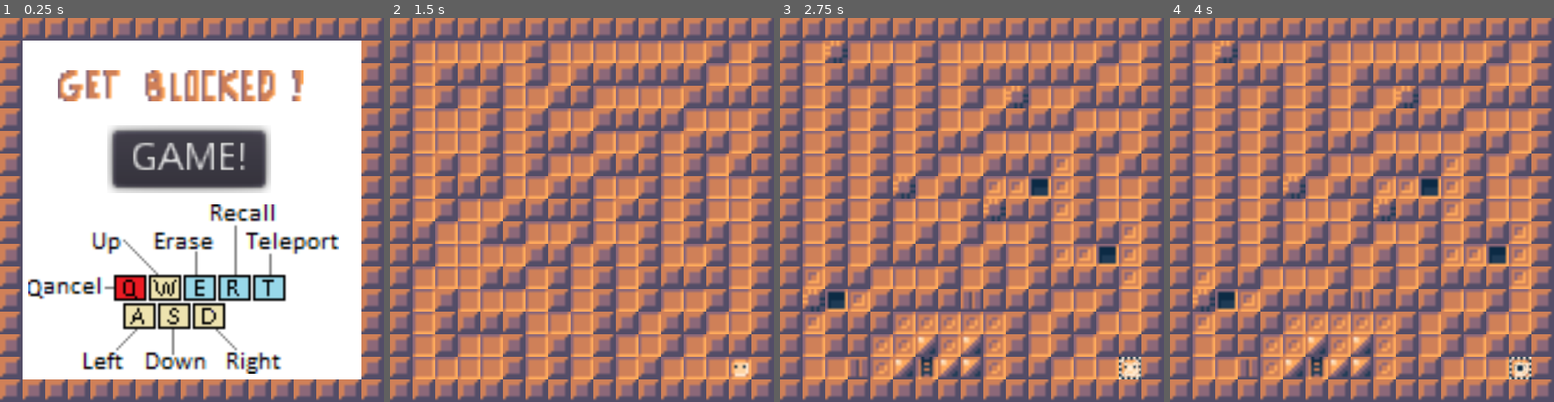
Above: before the commit, frames 1-4 (left to right).
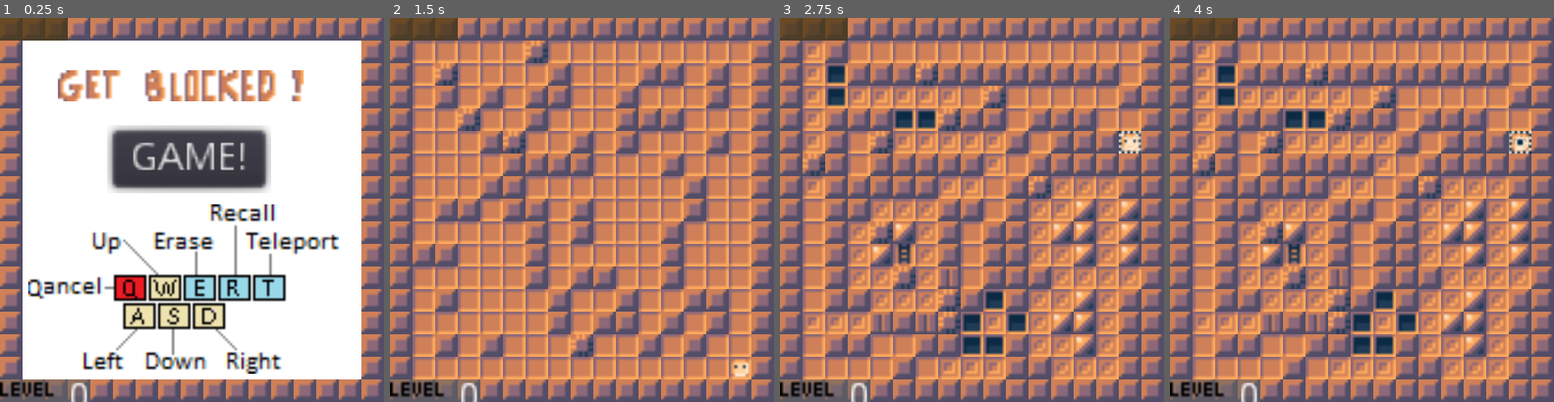
Above: after the commit, the same moments.

Repository: Gellelao/CA_Roguelike
Game: Godot game, scene res://Scenes/Game.tscn
The game is run twice, just before and just after one commit, with the same random seed, the same clock (stepped at 60 frames per second) and the same inputs.
Inputs (mouse positions are in pixels of both pictures, inside the frame that each line leads up to):
- Up to frame 1 (0.25 s): no input
- Up to frame 2 (1.5 s): click "Restart" (after the commit: "GAME!") at 0.5 s; click (578, 160) at 1.25 s, where only the run before the commit has a clickable "GAME!"
- Up to frame 3 (2.75 s): hold D (Right) from 2.03 s (still down); tap E (Cast_Destroy) at 2.1 s
- Up to frame 4 (4 s): tap Enter at 2.75 s; release D (Right) at 2.78 s; hold S (Down) 2.78-3.53 s; tap R (Cast_Summon) at 2.85 s; tap Space at 3.5 s; hold D (Right) from 3.53 s (still down); tap T (Cast_Teleport) at 3.6 s

The runs differ from the first frame. In frame 1, 1.9% of the frame differs, in the area x 0-23%, y 0-100%; in frame 2, 31%; in frame 3, 37%, in the area x 0-95%, y 0-100%; in frame 4, 37%.

Commit message:
Add some more UI, and a death effect

Diff:
--- /dev/null
+++ b/Scenes/DeathSplash.tscn
@@ -0,0 +1,19 @@
+[gd_scene load_steps=2 format=2]
+
+[sub_resource type="ParticlesMaterial" id=1]
+flag_disable_z = true
+spread = 180.0
+gravity = Vector3( 0, 10, 0 )
+initial_velocity = 79.21
+initial_velocity_random = 0.11
+orbit_velocity = 0.0
+orbit_velocity_random = 0.0
+
+[node name="DeathSplash" type="Particles2D"]
+position = Vector2( 4, 4 )
+amount = 200
+lifetime = 6.6
+speed_scale = 1.4
+explosiveness = 1.0
+randomness = 0.3
+process_material = SubResource( 1 )
--- a/Scenes/Game.tscn
+++ b/Scenes/Game.tscn
@@ -17,6 +17,8 @@
 [ext_resource path="res://Art/ladder.png" type="Texture" id=15]
 [ext_resource path="res://Art/instructions.png" type="Texture" id=16]
 [ext_resource path="res://Art/title.png" type="Texture" id=17]
+[ext_resource path="res://Art/level.png" type="Texture" id=18]
+[ext_resource path="res://Art/manaOrb.png" type="Texture" id=19]
 
 [sub_resource type="TileSet" id=1]
 0/name = "floor.png 0"
@@ -170,16 +172,45 @@
 
 [node name="CanvasLayer" type="CanvasLayer" parent="."]
 
-[node name="ColorRect" type="ColorRect" parent="CanvasLayer"]
+[node name="Mana" type="ColorRect" parent="CanvasLayer"]
+margin_right = 24.0
+margin_bottom = 8.0
+rect_clip_content = true
+color = Color( 0.290196, 0.219608, 0.0823529, 0.756863 )
+__meta__ = {
+"_edit_use_anchors_": false
+}
+
+[node name="manaOrb" type="Sprite" parent="CanvasLayer/Mana"]
+texture = ExtResource( 19 )
+centered = false
+region_enabled = true
+region_rect = Rect2( 8, 8, 136, 8 )
+region_filter_clip = true
+
+[node name="Level" type="ColorRect" parent="CanvasLayer"]
+margin_top = 128.0
+margin_right = 32.0
+margin_bottom = 136.0
+color = Color( 0.396078, 0.396078, 0.396078, 0.568627 )
+__meta__ = {
+"_edit_use_anchors_": false
+}
+
+[node name="LevelWord" type="Sprite" parent="CanvasLayer/Level"]
+texture = ExtResource( 18 )
+centered = false
+
+[node name="LevelValue" type="Label" parent="CanvasLayer/Level"]
+margin_left = 24.0
+margin_right = 32.0
+margin_bottom = 14.0
+__meta__ = {
+"_edit_use_anchors_": false
+}
+
+[node name="Win" type="ColorRect" parent="CanvasLayer"]
 visible = false
-margin_right = 16.0
-margin_bottom = 8.0
-color = Color( 0.396078, 0.396078, 0.396078, 0.568627 )
-__meta__ = {
-"_edit_use_anchors_": false
-}
-
-[node name="Win" type="ColorRect" parent="CanvasLayer"]
 margin_left = 8.0
 margin_top = 8.0
 margin_right = 128.0
@@ -203,6 +234,31 @@
 margin_bottom = 76.0
 text = "Restart"
 
+[node name="GameOver" type="ColorRect" parent="CanvasLayer"]
+visible = false
+margin_left = 8.0
+margin_top = 8.0
+margin_right = 128.0
+margin_bottom = 128.0
+color = Color( 1, 0.831373, 0.639216, 1 )
+__meta__ = {
+"_edit_use_anchors_": false
+}
+
+[node name="RichTextLabel" type="RichTextLabel" parent="CanvasLayer/GameOver"]
+margin_left = 24.0
+margin_top = 40.0
+margin_right = 104.0
+margin_bottom = 56.0
+text = "Game Over"
+
+[node name="Button" type="Button" parent="CanvasLayer/GameOver"]
+margin_left = 32.0
+margin_top = 56.0
+margin_right = 89.0
+margin_bottom = 76.0
+text = "Restart"
+
 [node name="Home" type="ColorRect" parent="CanvasLayer"]
 margin_left = 8.0
 margin_top = 8.0
@@ -236,4 +292,5 @@
 position = Vector2( -40, 32 )
 hframes = 3
 [connection signal="pressed" from="CanvasLayer/Win/Button" to="." method="_on_Button_pressed"]
+[connection signal="pressed" from="CanvasLayer/GameOver/Button" to="." method="_on_Button_pressed"]
 [connection signal="pressed" from="CanvasLayer/Home/Button" to="." method="_on_Button_pressed"]
--- a/Scripts/Game.gd
+++ b/Scripts/Game.gd
@@ -15,6 +15,7 @@
 const LEVEL_SIZE = 15 # Levels are square
 const SHIFTERS_PER_LEVEL = [5, 8, 12, 15, 20]
 const ShifterScene = preload("res://Scenes/Shifter.tscn")
+const DeathSplash = preload("res://Scenes/DeathSplash.tscn")
 var LEVEL_NUMBER = 0
 var shifters = []
 
@@ -194,10 +195,13 @@
 	var direction
 	var directionICameFrom # To prevent oscillating in one corridor
 	var sprite
+	var tween
 
 	func _init(game, x, y, direction).(game, x, y, -1):
 		self.direction = direction
+		tween = Tween.new()
 		sprite = ShifterScene.instance()
+		sprite.add_child(tween)
 		game.add_child(sprite)
 		update_visuals()
 
@@ -253,7 +257,11 @@
 		return true
 
 	func update_visuals():
-		sprite.position = Vector2(x, y) * TILE_SIZE
+		var newPos = Vector2(x, y) * TILE_SIZE
+		tween.interpolate_property(sprite, "position", null, newPos, 0.05, Tween.TRANS_QUAD,
+							  Tween.EASE_IN_OUT)
+		tween.start()
+		sprite.position = newPos
 
 	func rotate_direction_clockwise(direction):
 		match direction:
@@ -291,6 +299,7 @@
 	cursor.visible = false;
 	cursor.z_index = 10
 	build_level()
+	$CanvasLayer/Level/LevelValue.text = str(LEVEL_NUMBER)
 
 func _input(event):
 	if !event.is_pressed():
@@ -323,7 +332,9 @@
 	map.clear()
 	tile_map.clear()
 	no_ladders_yet = true;
-	mana = 4
+	mana = 3
+	$CanvasLayer/Mana.rect_size = Vector2(mana*8, 8)
+
 
 	# Clear out shifters, being cautious to call remove on each just cause I don't know exactly how that all works
 	for i in range(shifters.size()):
@@ -445,30 +456,18 @@
 	assert(current_spell != Spell.None)
 	var x = clamp(cursorCoords.x + delta.x, 0, LEVEL_SIZE-1)
 	var y = clamp(cursorCoords.y + delta.y, 0, LEVEL_SIZE-1)
-	var rangeX = SpellRanges[current_spell]
-	var rangeY = SpellRanges[current_spell]
-
-	print("________________________")
-	print("x: ", x)
-	print("y: ", y)
-	print("playerCoords.x: ", playerCoords.x)
-	print("playerCoords.y: ", playerCoords.y)
-	print("rangeX: ", rangeX)
-	print("rangeY: ", rangeY)
-	if(x != playerCoords.x and y == playerCoords.y):
-		print("topTrue")
-		rangeY = 0;
-		y = playerCoords.y
-	if(x == playerCoords.x and y != playerCoords.y):
-		print("botTrue")
-		rangeX = 0;
-		x = playerCoords.x
-
-	# Constrain to range of spell
-	x = clamp(x, playerCoords.x-rangeX, playerCoords.x+rangeX)
-	y = clamp(y, playerCoords.y-rangeY, playerCoords.y+rangeY)
-
-
+
+	# Doing it this way to ensure that only vardinal directions are allowed
+	# While diagonals could be in range, we don't want them so we filter them out as they will not be round numbers like i
+	var distanceFromPlayer = Vector2(x, y).distance_to(playerCoords)
+	var inRange = false
+	for i in range(SpellRanges[current_spell]+1):
+		print("dist: ", distanceFromPlayer, ", i: ", i)
+		if(distanceFromPlayer == i): inRange = true
+
+	if(!inRange): return
+
+	print("hello?")
 	cursorCoords = Vector2(x, y)
 	cursor.position = cursorCoords * TILE_SIZE
 
@@ -505,6 +504,7 @@
 func finish_spell():
 	current_spell = Spell.None
 	mana -= 1
+	$CanvasLayer/Mana.rect_size = Vector2(mana*8, 8)
 	cursor.visible = false;
 
 func update_visuals():
@@ -520,7 +520,11 @@
 		shifter.move();
 		shifter.update_visuals()
 		if(shifter.x == playerCoords.x and shifter.y == playerCoords.y):
-			print("Game over!")
+			var deathSplash = DeathSplash.instance()
+			player.add_child(deathSplash)
+			yield(get_tree().create_timer(0.5),"timeout")
+			deathSplash.queue_free()
+			$CanvasLayer/GameOver.visible = true
 	#update_automata()
 
 func update_cell(x, y, type):
@@ -529,6 +533,7 @@
 
 func go_to_next_level():
 	LEVEL_NUMBER += 1
+	$CanvasLayer/Level/LevelValue.text = str(LEVEL_NUMBER)
 	if(LEVEL_NUMBER >= 5): $CanvasLayer/Win.visible = true
 	else: build_level()
 
@@ -688,4 +693,5 @@
 	LEVEL_NUMBER = 0
 	build_level()
 	$CanvasLayer/Win.visible = false
+	$CanvasLayer/GameOver.visible = false
 	$CanvasLayer/Home.visible = false
Binary file added: Art/level.png
Binary file added: Art/manaOrb.png
Not shown: 1 places in Scenes/Game.tscn that only renumber resources
